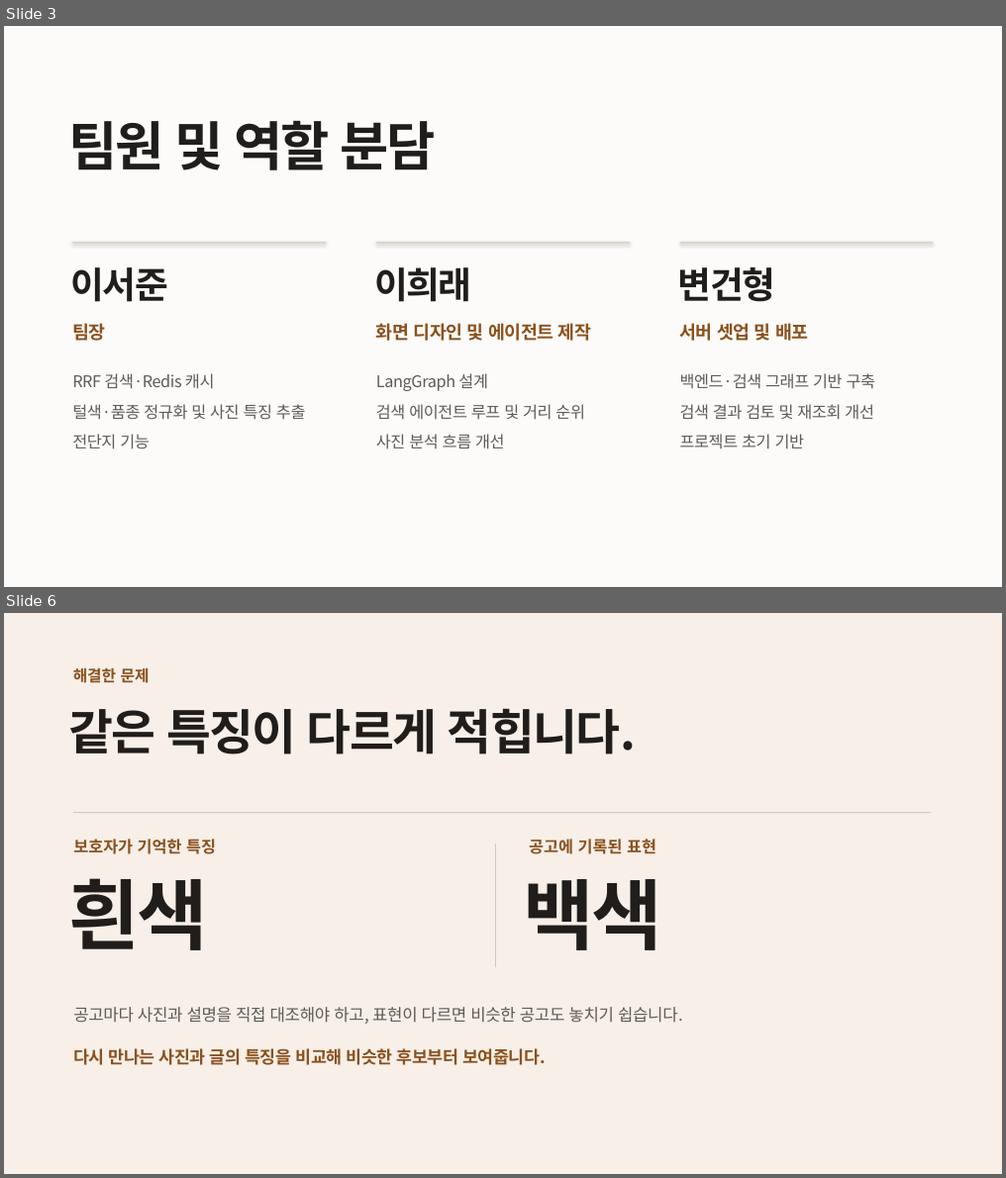
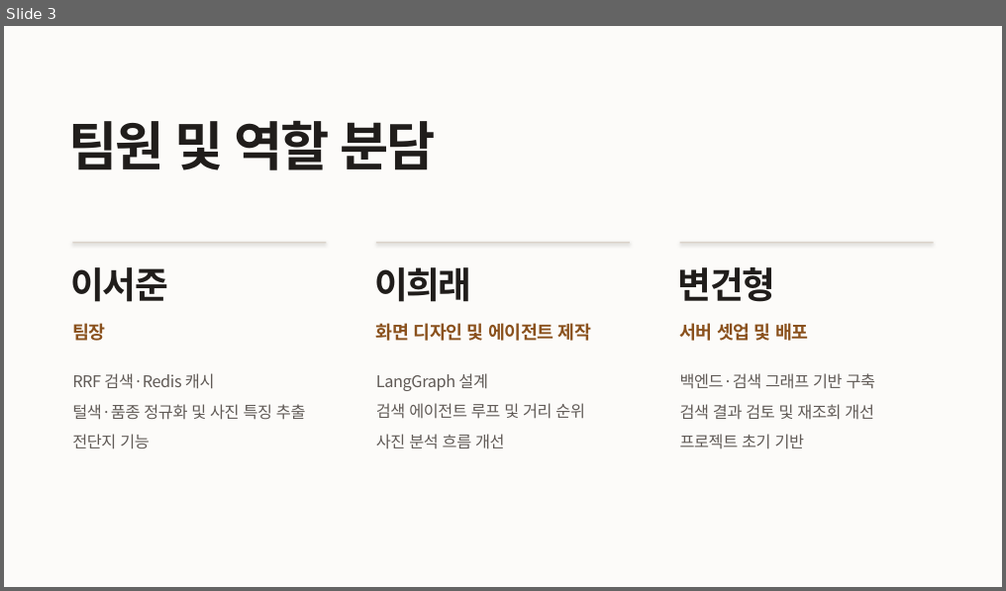
Before and after one commit to aio-03-p2-team1/aio-03-p2-team1, a slide deck: P2/ppt/dasimanna-team-intro.pptx. Shown one above the other, each under a label of ours: slides 3 and 6 before the commit, slide 3 after it; the slides between them are not shown. The pictures are 1006x1178 and 1006x591 pixels, drawn with LibreOffice and Linux fonts; fonts in the diff are those of the drawing. Boxes give left, top, right and bottom in pixels: in the first picture for what was removed or moved away, otherwise in the second. Text is boxed around its words. In the diff, an @@ line names an element or a change of style, - is before the commit and + after.

Commit message:
docs: 프로젝트 소개 배경과 해결한 문제 수정

```diff
--- a/P2/ppt/dasimanna-team-intro.pptx
+++ b/P2/ppt/dasimanna-team-intro.pptx
@@ slide 6 removed at (x1=4, y1=613, x2=1002, y2=1174), background #F7EFE8 @@
@@ text removed at (x1=73, y1=668, x2=150, y2=683) @@
-해결한 문제
@@ text removed at (x1=69, y1=708, x2=637, y2=755) @@
-같은 특징이 다르게 적힙니다.
@@ rectangle removed at (x1=73, y1=812, x2=931, y2=813) @@
@@ text removed at (x1=73, y1=839, x2=216, y2=855) @@
-보호자가 기억한 특징
@@ line removed from (495, 844) to (495, 967) @@
@@ text removed at (x1=529, y1=839, x2=656, y2=855) @@
-공고에 기록된 표현
@@ text removed at (x1=68, y1=878, x2=207, y2=951) @@
-흰색
@@ text removed at (x1=524, y1=879, x2=662, y2=951) @@
-백색
@@ text removed at (x1=73, y1=1007, x2=683, y2=1024) @@
-공고마다 사진과 설명을 직접 대조해야 하고, 표현이 다르면 비슷한 공고도 놓치기 쉽습니다.
@@ text removed at (x1=73, y1=1049, x2=546, y2=1065) @@
-다시 만나는 사진과 글의 특징을 비교해 비슷한 후보부터 보여줍니다.
```
Also in this commit, not shown: 3 slides changed, 1 slide added, 1 other file.
